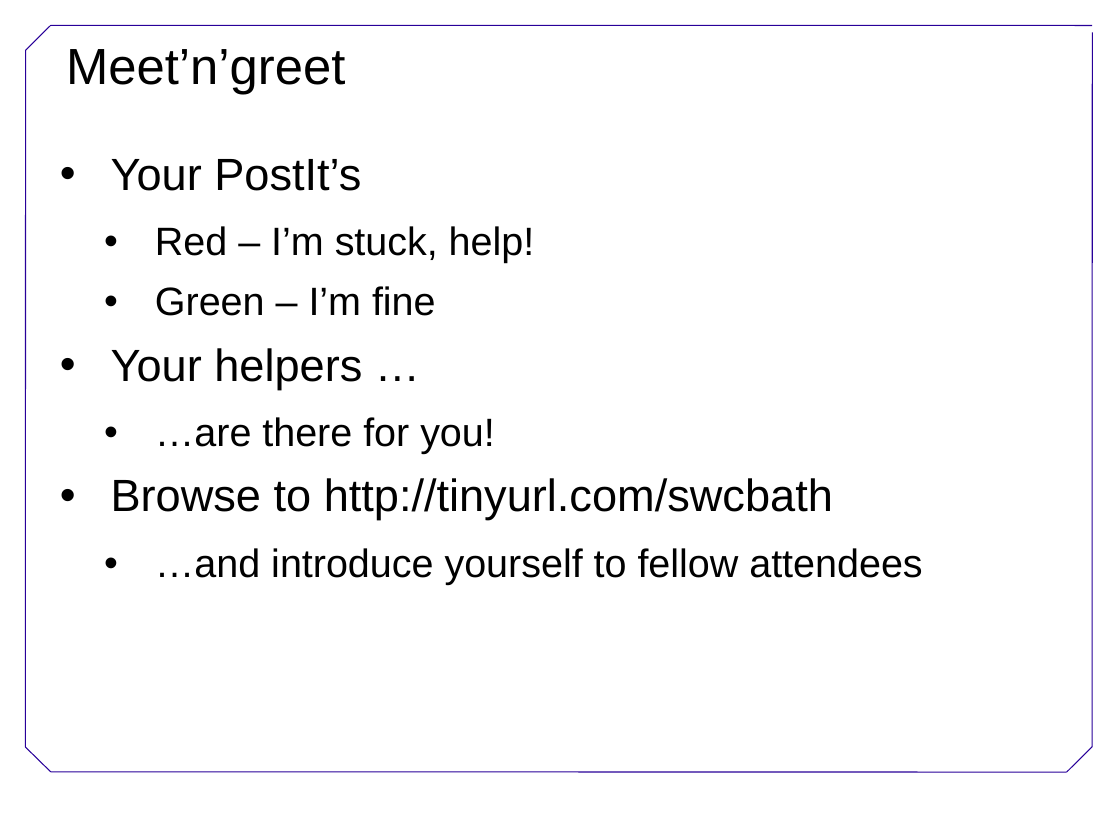
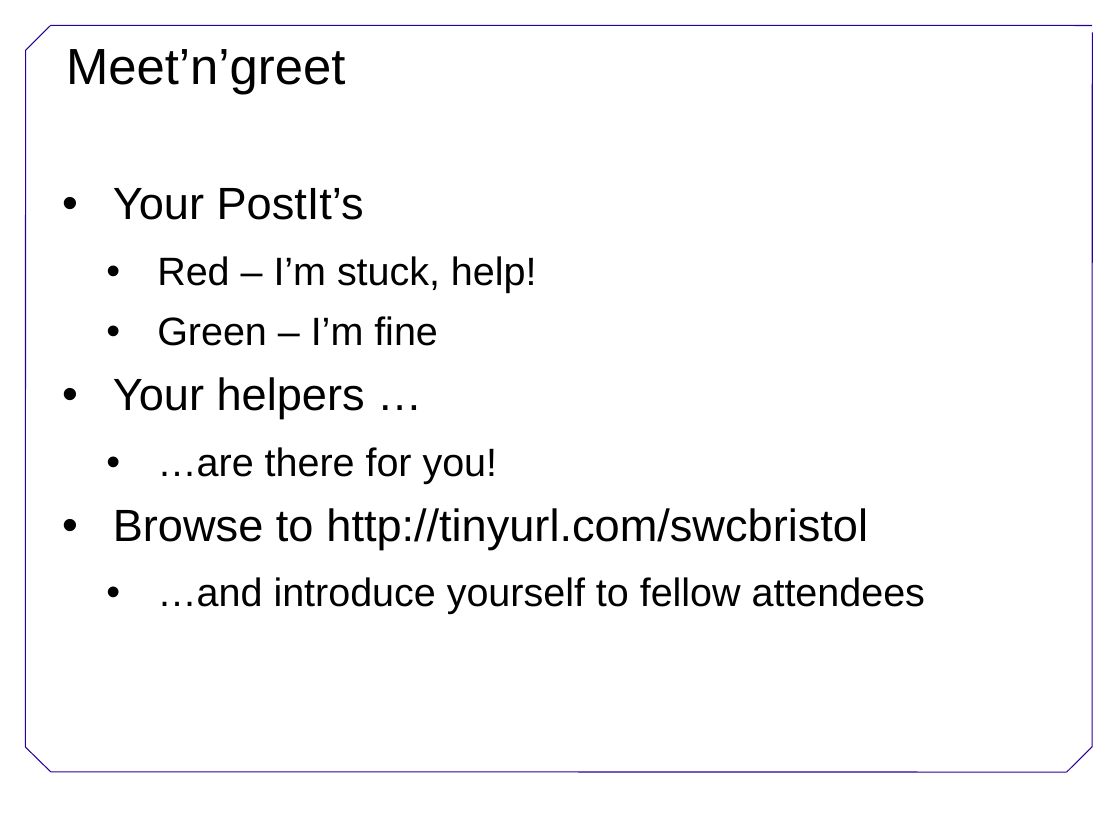
Before and after one commit to swcarpentry/DEPRECATED-boot-camps, a slide deck: slide 7 of Welcome.ppt. Drawn at 1120x840 pixels with LibreOffice and Linux fonts; fonts in the diff are those of the drawing; background and template pictures are left out. Boxes give left, top, right and bottom in pixels: in the first picture for what was removed or moved away, otherwise in the second. Text is boxed around its words. In the diff, an @@ line names an element or a change of style, - is before the commit and + after.

```diff
--- a/Welcome.ppt
+++ b/Welcome.ppt
@@ text "Your PostIt’s": place and size @@
-text "Your PostIt’s" at (111,159,922,585)
+text "Your PostIt’s" at (113,188,925,614)
@@ text at (113,508,868,550): text changed @@
-• Browse to http://tinyurl.com/swcbath
+• Browse to http://tinyurl.com/swcbristol
```
Also in this commit, not shown: 4 other slides changed, 1 slide added, 1 slide removed.
